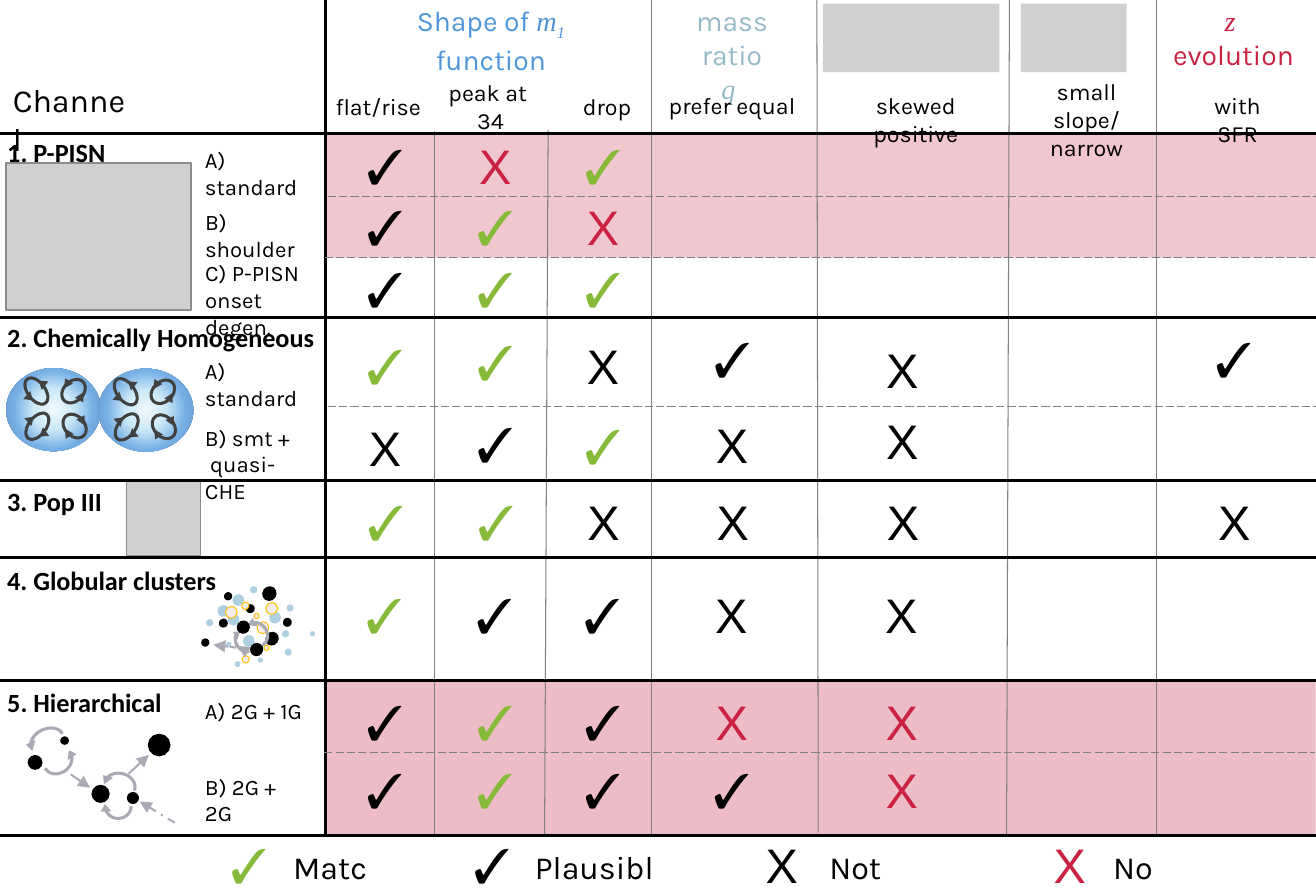
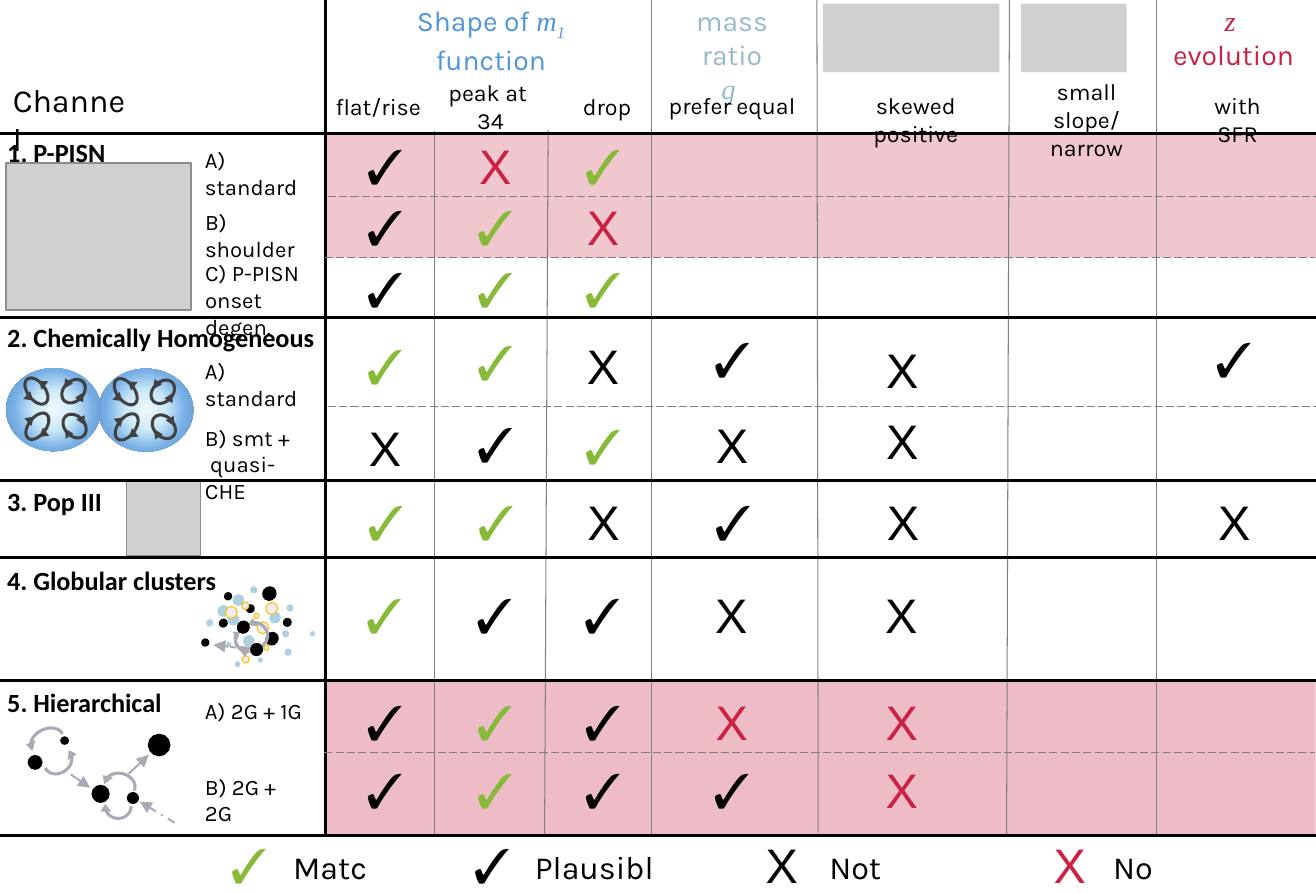
Before and after one commit to SoumendraRoy/35Msun_GWTC3, a slide deck: slide 1 of Astro_Origin_table_horiz.pptx. Drawn at 1316x893 pixels with LibreOffice and Linux fonts; fonts in the diff are those of the drawing; grey boxes stand for pictures; background and template pictures are left out. Boxes give left, top, right and bottom in pixels: in the first picture for what was removed or moved away, otherwise in the second. Text is boxed around its words. In the diff, an @@ line names an element or a change of style, - is before the commit and + after.

Commit message:
updated ppt

```diff
--- a/Astro_Origin_table_horiz.pptx
+++ b/Astro_Origin_table_horiz.pptx
@@ text at (x1=717, y1=506, x2=749, y2=540): text changed; font Arial to Times New Roman @@
-X
+✓
```
